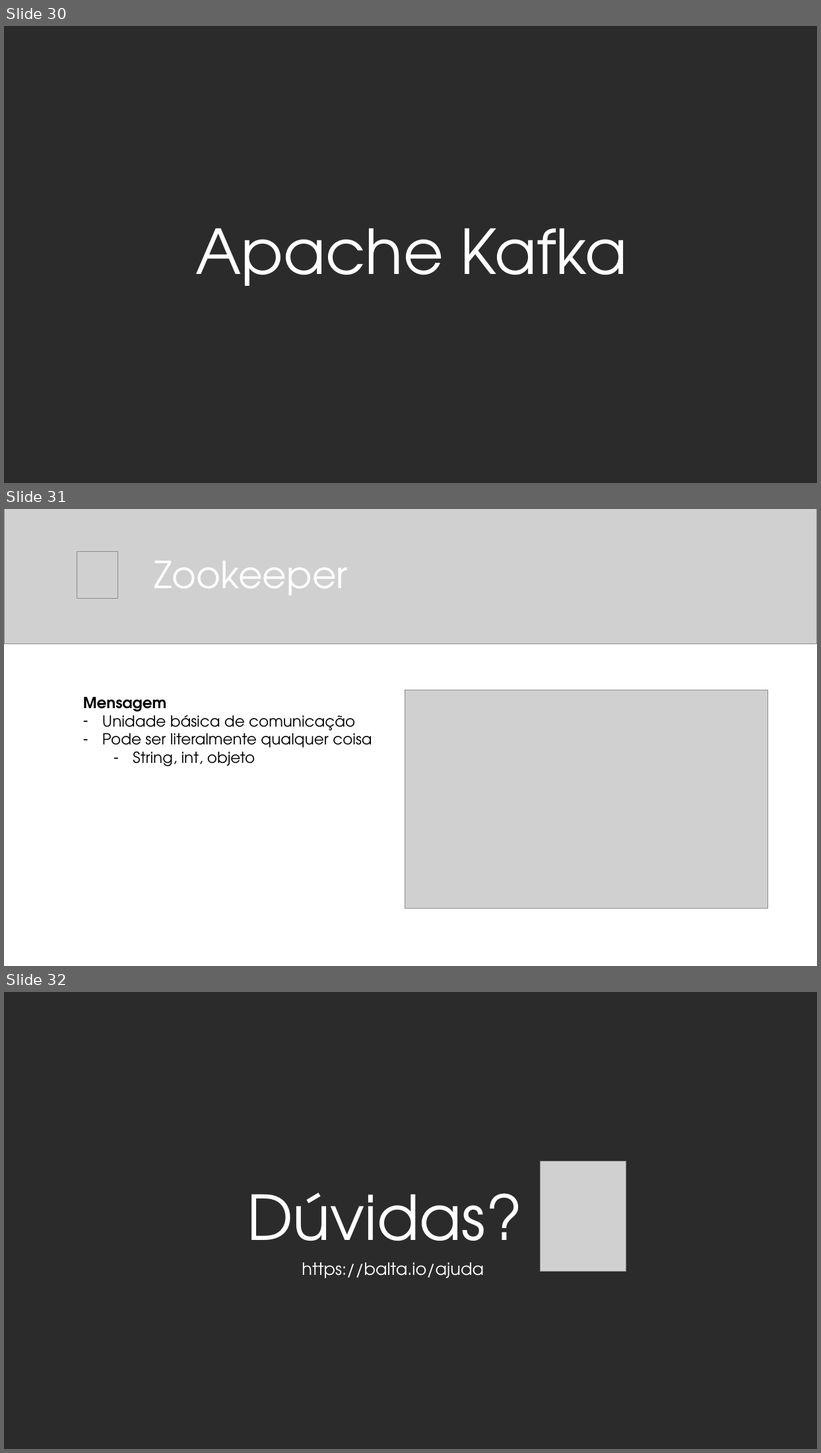
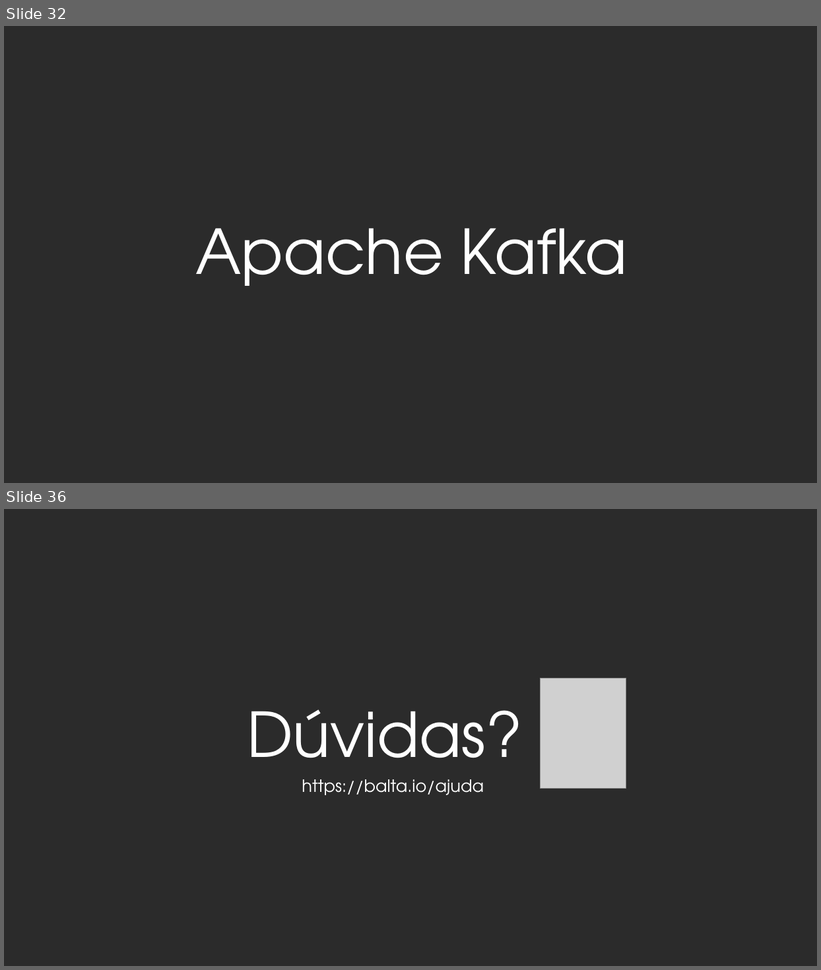
Before and after one commit to balta-io/2810, a slide deck: 2021-08-25_event-driven-architecture.pptx. Shown one above the other, each under a label of ours: slides 30, 31 and 32 before the commit, slides 32 and 36 after it; the slides between them are not shown. The pictures are 821x1453 and 821x970 pixels, drawn with LibreOffice and Linux fonts; fonts in the diff are those of the drawing; grey boxes stand for pictures; background and template pictures are left out; a plain dark background stands for a picture behind light text. Boxes give left, top, right and bottom in pixels: in the first picture for what was removed or moved away, otherwise in the second. Text is boxed around its words. In the diff, an @@ line names an element or a change of style, - is before the commit and + after.

```diff
--- a/2021-08-25_event-driven-architecture.pptx
+++ b/2021-08-25_event-driven-architecture.pptx
@@ slide 31 removed at bbox=[4, 509, 817, 966], background #FFFFFF @@
@@ picture removed at bbox=[4, 509, 817, 644] @@
@@ picture removed at bbox=[77, 552, 118, 599] @@
@@ title removed at bbox=[154, 561, 347, 595] @@
-Zookeeper
@@ text removed at bbox=[83, 697, 372, 766] @@
-Mensagem
-– Unidade básica de comunicação
-– Pode ser literalmente qualquer coisa
-  – String, int, objeto
@@ picture removed at bbox=[405, 690, 768, 908] @@
@@ what was slide 30 is now slide 32 @@
@@ what was slide 32 is now slide 36 @@
```
Also in this commit, not shown: 5 slides added.
